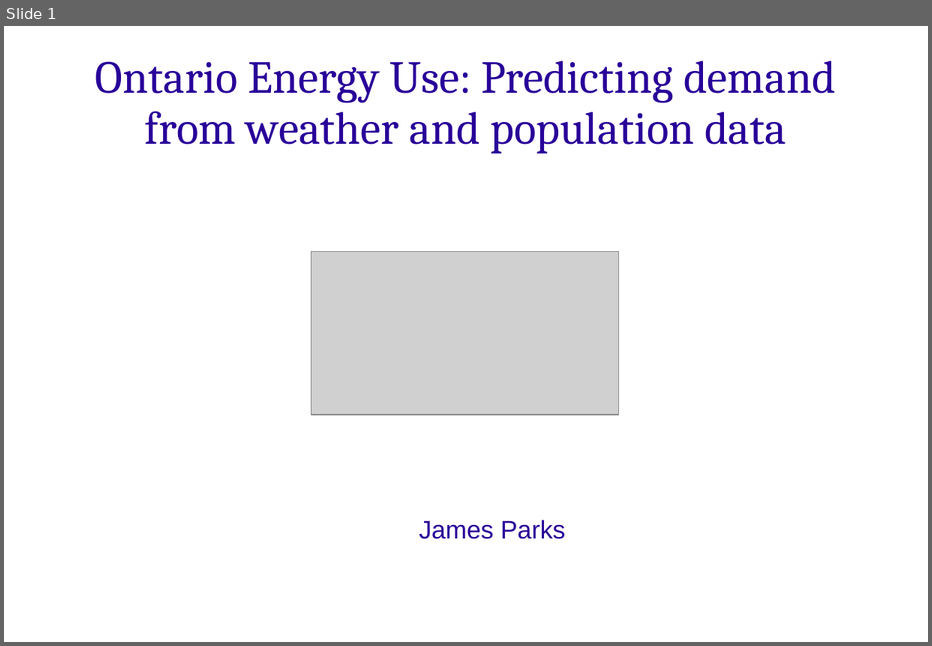
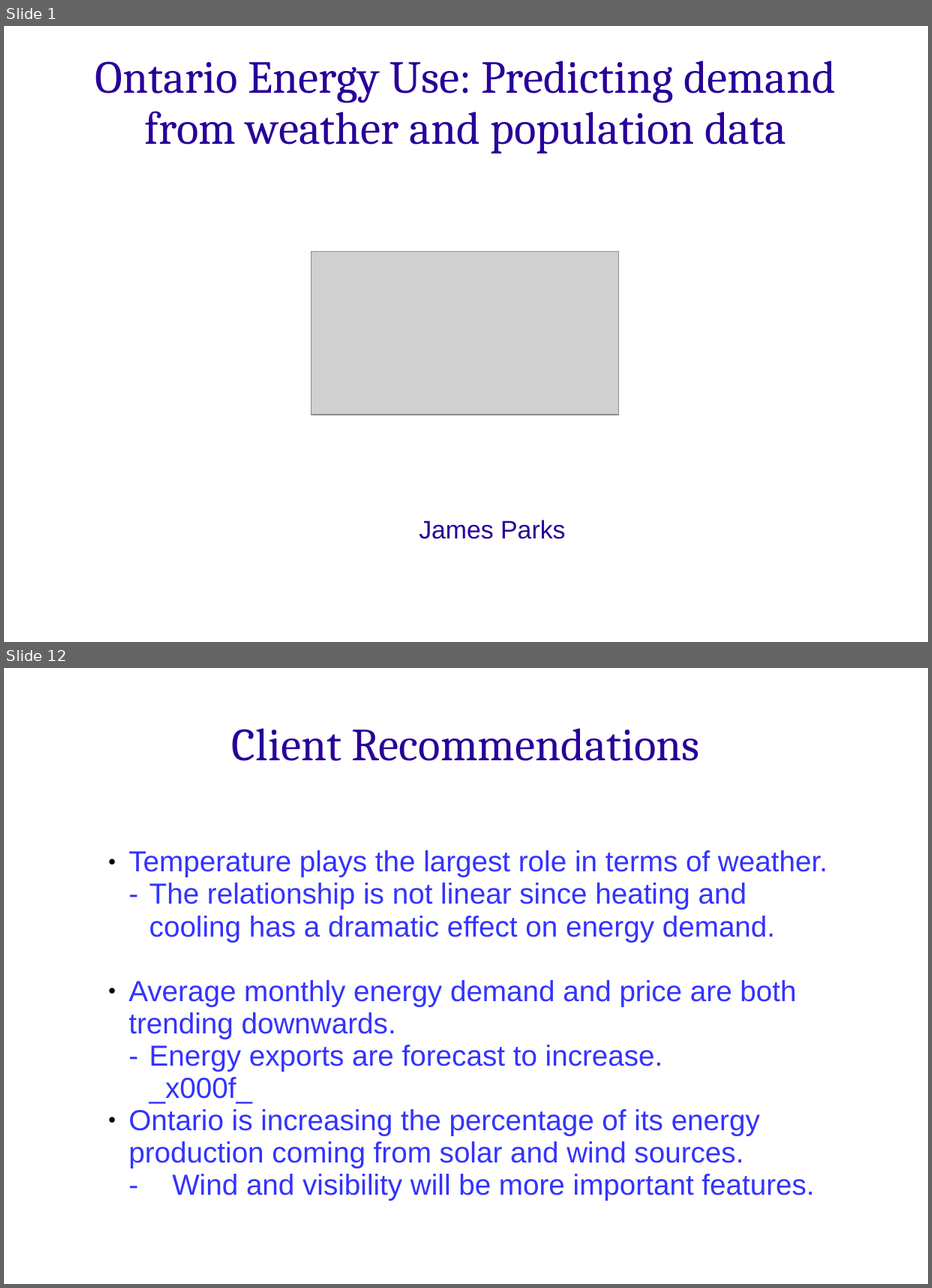
Before and after one commit to james-parks/Project2, a slide deck: capstone_project_presentation_energy.ppt. Shown one above the other, each under a label of ours: slide 1 before the commit, slides 1 and 12 after it; the slides between them are not shown. The pictures are 932x646 and 932x1288 pixels, drawn with LibreOffice and Linux fonts; fonts in the diff are those of the drawing; grey boxes stand for pictures; background and template pictures are left out. Boxes give left, top, right and bottom in pixels: in the first picture for what was removed or moved away, otherwise in the second. Text is boxed around its words. In the diff, an @@ line names an element or a change of style, - is before the commit and + after.

```diff
--- a/capstone_project_presentation_energy.ppt
+++ b/capstone_project_presentation_energy.ppt
@@ slide 12 added at [4, 668, 928, 1284], background picture (left out) @@
@@ text added at [232, 728, 700, 761], 38 pt, text #280099 @@
+Client Recommendations
@@ text added at [128, 850, 828, 1200], 24 pt, text #3333FF @@
+● Temperature plays the largest role in terms of weather.
+  - The relationship is not linear since heating and
+  cooling has a dramatic effect on energy demand.
+● Average monthly energy demand and price are both trending downwards.
+  - Energy exports are forecast to increase.
+_x000f_
+● Ontario is increasing the percentage of its energy production coming from solar and wind sources.
+- Wind and visibility will be more important features.
```
Also in this commit, not shown: 1 slide changed, 9 other slides added, 12 slides removed, 2 other files.
